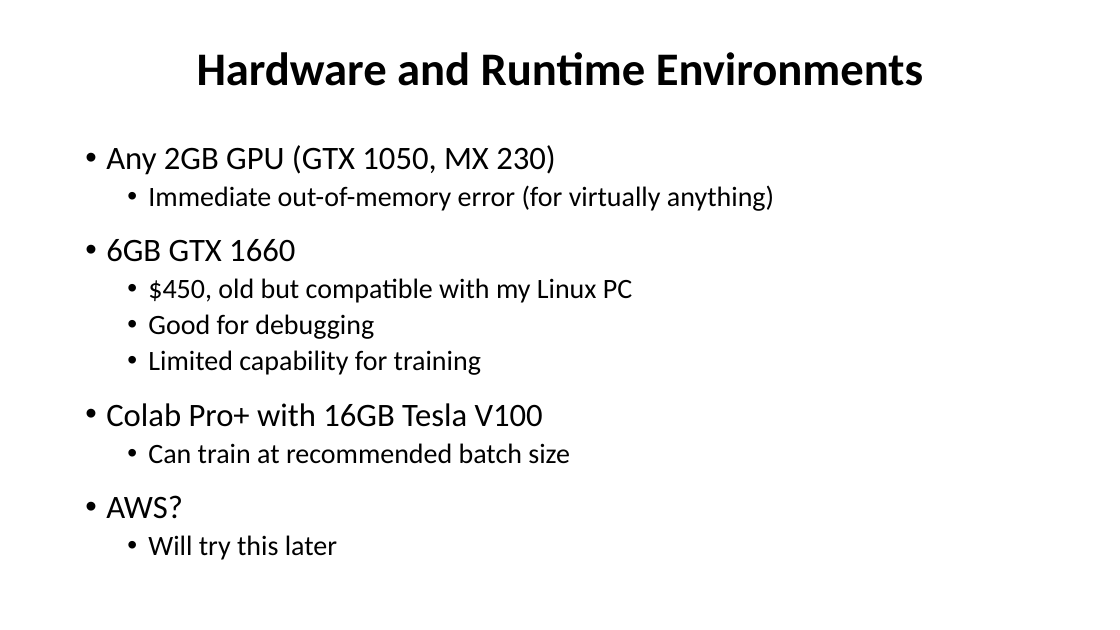
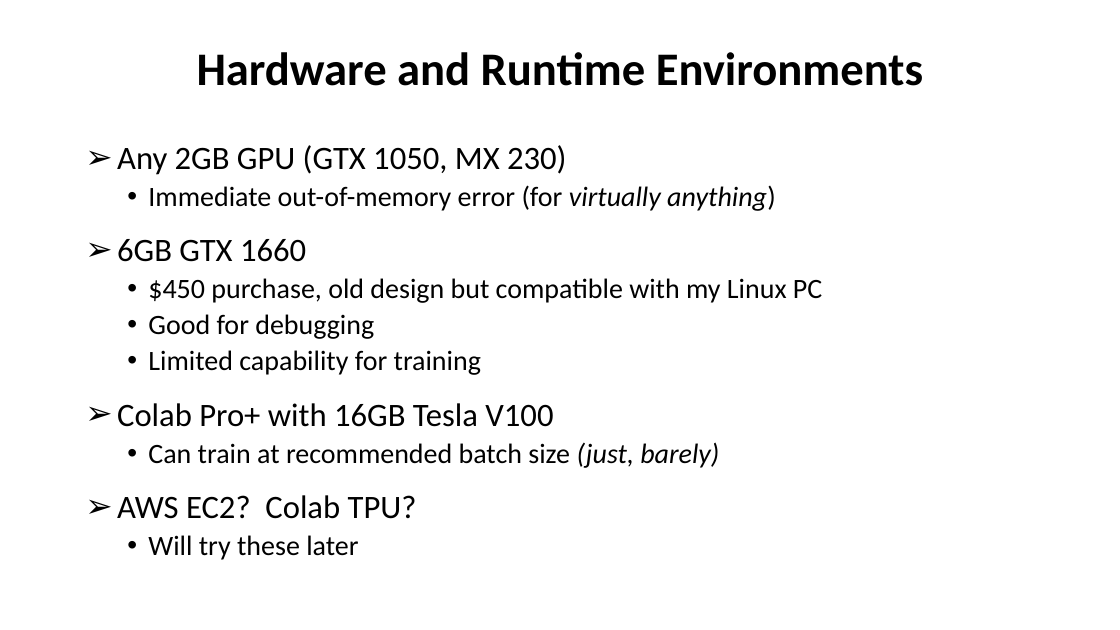
Before and after one commit to colinleach/proj502, a slide deck: slide 8 of project_report/Colin Leach project for ASTR 502.pptx. Drawn at 1120x630 pixels with LibreOffice and Linux fonts; fonts in the diff are those of the drawing. Boxes give left, top, right and bottom in pixels: in the first picture for what was removed or moved away, otherwise in the second. Text is boxed around its words. In the diff, an @@ line names an element or a change of style, - is before the commit and + after.

```diff
--- a/project_report/Colin Leach project for ASTR 502.pptx
+++ b/project_report/Colin Leach project for ASTR 502.pptx
@@ text at [117, 145, 776, 427]: italic on in "virtually anything)"; bullet • to ➢ @@
@@ text at [148, 278, 822, 303]: text changed @@
-  • $450, old but compatible with my Linux PC
+  • $450 purchase, old design but compatible with my Linux PC
@@ text at [117, 442, 719, 560]: text changed @@
-  • Can train at recommended batch size
-• AWS?
-  • Will try this later
+  • Can train at recommended batch size (just, barely)
+➢ AWS EC2? Colab TPU?
+  • Will try these later
```
Also in this commit, not shown: 2 other slides changed, 4 slides added, 3 other files.
